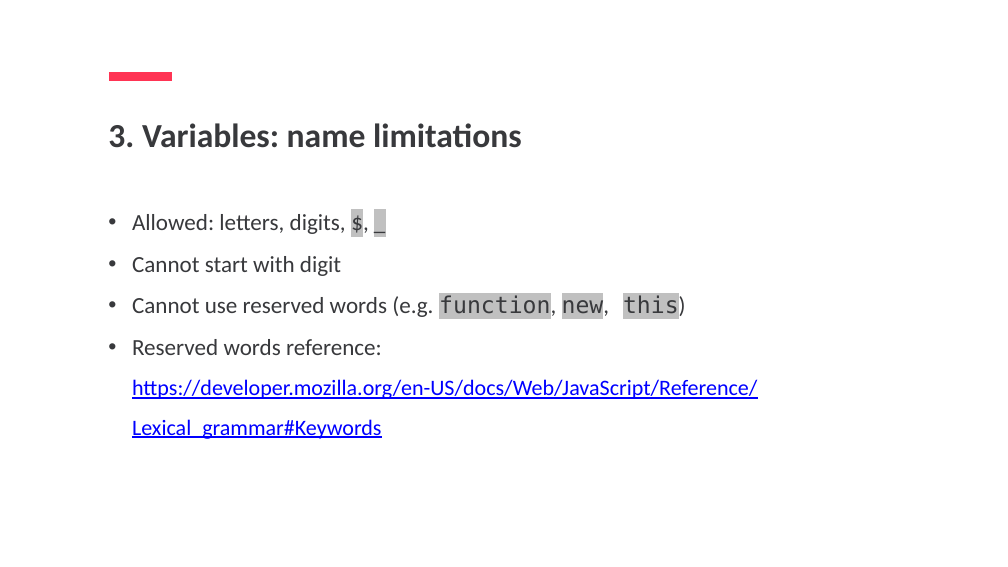
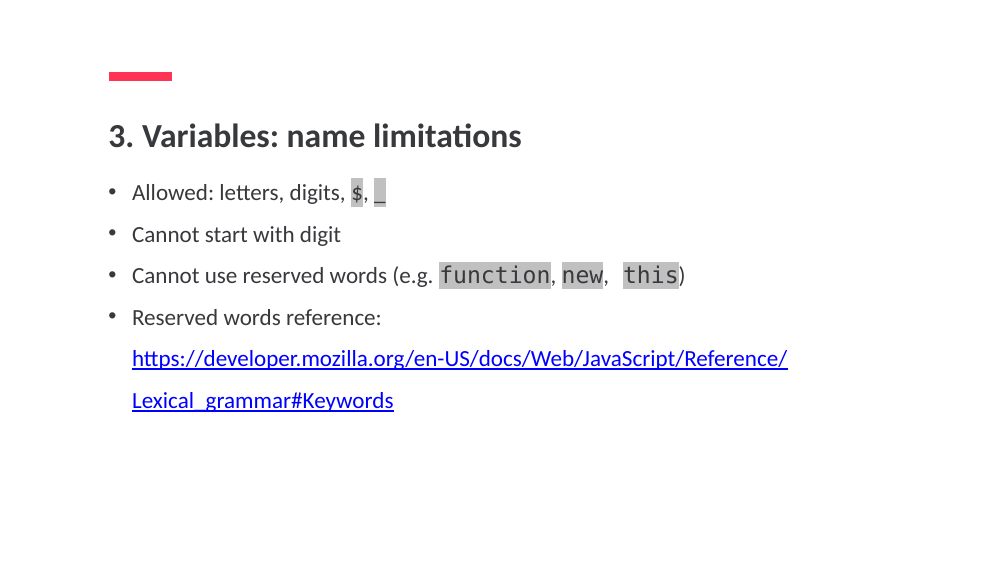
Before and after one commit to jpotapova/js-lecture-1, a slide deck: slide 12 of JS1-Jelizaveta-Potapova.pptx (slide 11 before the commit). Drawn at 1008x567 pixels with LibreOffice and Linux fonts; fonts in the diff are those of the drawing. Boxes give left, top, right and bottom in pixels: in the first picture for what was removed or moved away, otherwise in the second. Text is boxed around its words. In the diff, an @@ line names an element or a change of style, - is before the commit and + after.

```diff
--- a/JS1-Jelizaveta-Potapova.pptx
+++ b/JS1-Jelizaveta-Potapova.pptx
@@ text "Allowed: letters, digits, $, _": place and size @@
-text "Allowed: letters, digits, $, _" at (132,214,757,439)
+text "Allowed: letters, digits, $, _" at (132,184,787,412)
@@ text at (132,309,787,412): size 42 to 44 pt in "https://developer.mozilla.org/en-US/docs/Web/JavaScript/Refe ..." @@
```
Also in this commit, not shown: 27 other slides changed, 7 slides added, 3 other files.
